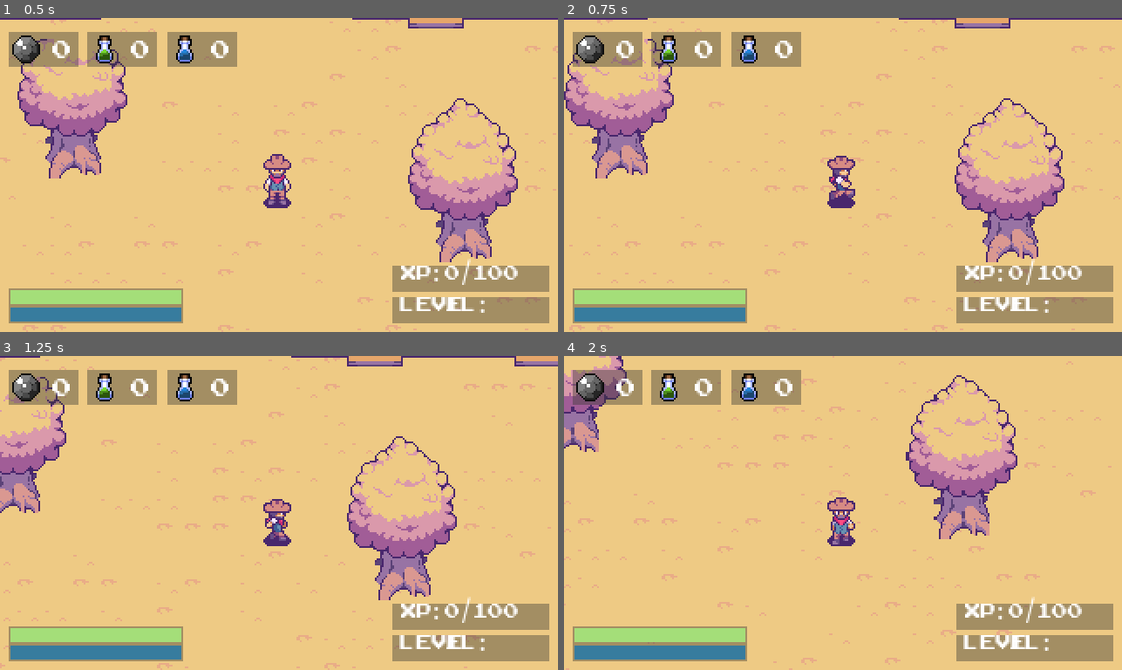
Above: before the commit, frames 1-4 (two rows, left to right).
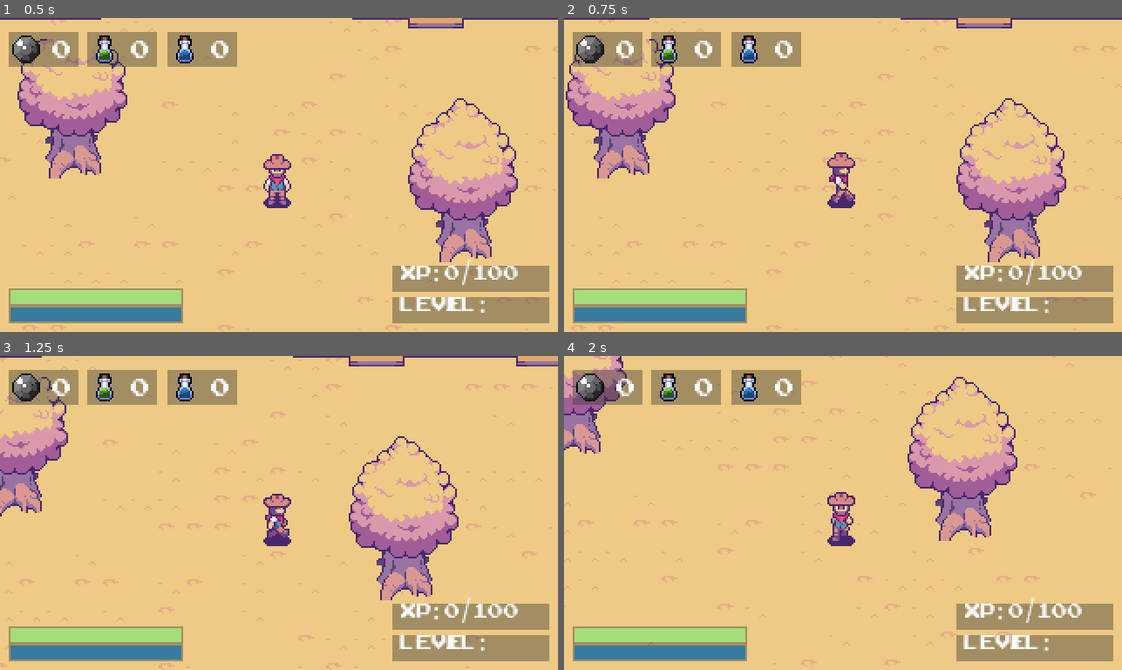
Above: after the commit, the same moments.

Repository: hmmol/dusty-trails
Game: Godot game, scene res://Scenes/main.tscn
Same seed, same stepped clock (60 frames per second), same inputs: the game is played once before the commit and once after it.
Inputs:
- Up to frame 1 (0.5 s): no input
- Up to frame 2 (0.75 s): tap Enter at 0.5 s; hold D (ui_right) from 0.53 s (still down)
- Up to frame 3 (1.25 s): keep holding D (ui_right)
- Up to frame 4 (2 s): release D (ui_right) at 1.28 s; hold S (ui_down) from 1.28 s (still down)

Frame 1 is identical in both runs. In frame 2, 4.3% of the frame differs, in the area x 0-100%, y 0-100%; in frame 3, 4.0%; in frame 4, 4.3%, in the area x 0-99%, y 0-100%.

Commit message:
Delegating Directional Movement to Input Components

Diff:
--- /dev/null
+++ b/Scenes/components/input_component.tscn
@@ -0,0 +1,6 @@
+[gd_scene load_steps=2 format=3 uid="uid://dx7lavirccmg7"]
+
+[ext_resource type="Script" uid="uid://cvwyl4qeknfvc" path="res://Scripts/components/input_component.gd" id="1_iajo6"]
+
+[node name="InputComponent" type="Node"]
+script = ExtResource("1_iajo6")
--- a/Scenes/player.tscn
+++ b/Scenes/player.tscn
@@ -10,6 +10,7 @@
 [ext_resource type="FontFile" uid="uid://lxeddhw7kru1" path="res://Assets/Font/ARCADECLASSIC.TTF" id="8_gymyn"]
 [ext_resource type="Texture2D" uid="uid://c4xvnv66nrhov" path="res://Assets/Icons/potion_02c.png" id="9_pu2lt"]
 [ext_resource type="Texture2D" uid="uid://c165g8lnh74xn" path="res://Assets/Icons/potion_02b.png" id="10_ukyrk"]
+[ext_resource type="PackedScene" uid="uid://dx7lavirccmg7" path="res://Scenes/components/input_component.tscn" id="11_gymyn"]
 
 [sub_resource type="CapsuleShape2D" id="CapsuleShape2D_vgqql"]
 
@@ -596,8 +597,9 @@
 "speed": 10.0
 }]
 
-[node name="Player" type="CharacterBody2D"]
+[node name="Player" type="CharacterBody2D" node_paths=PackedStringArray("input_component")]
 script = ExtResource("1_cvnsp")
+input_component = NodePath("InputComponent")
 
 [node name="CollisionShape2D" type="CollisionShape2D" parent="."]
 shape = SubResource("CapsuleShape2D_vgqql")
@@ -832,4 +834,6 @@
 theme_override_fonts/font = ExtResource("8_gymyn")
 text = "1"
 
+[node name="InputComponent" parent="." instance=ExtResource("11_gymyn")]
+
 [connection signal="animation_finished" from="AnimatedSprite2D" to="." method="_on_animated_sprite_2d_animation_finished"]
--- /dev/null
+++ b/Scripts/components/input_component.gd
@@ -0,0 +1,12 @@
+class_name InputComponent
+extends Node
+
+# Stores current Horizontal input. -1 for Left, 1 for Right, 0 for no press
+var input_horizontal: float = 0
+# Stores current Vertical input. -1 for Up, 1 for Down, 0 for no press
+var input_vertical: float = 0
+
+# Called every frame. 'delta' is the elapsed time since the previous frame.
+func _process(delta: float) -> void:
+	input_horizontal = Input.get_axis("ui_left", "ui_right")
+	input_vertical = Input.get_axis("ui_up", "ui_down")
--- a/Scripts/player.gd
+++ b/Scripts/player.gd
@@ -1,5 +1,10 @@
 extends CharacterBody2D
 
+@export_category("Nodes")
+# Component for listening to input
+@export var input_component: InputComponent
+
+@export_category("Settings")
 # Player movement speed
 @export var speed = 50
 
@@ -28,13 +33,7 @@
 # ---------------------------------- Movement & Animations ---------------------------------------
 func _physics_process(delta):
 	# Get player input
-	var direction: Vector2
-	direction.x = Input.get_action_strength("ui_right") - Input.get_action_strength("ui_left")
-	direction.y = Input.get_action_strength("ui_down") - Input.get_action_strength("ui_up")
-
-	# If input is digital, normalize it for diagonal movement
-	if abs(direction.x) == 1 and abs(direction.y) == 1:
-		direction = direction.normalized()
+	var direction = Vector2(input_component.input_horizontal, input_component.input_vertical)
 
 	# Sprinting
 	if Input.is_action_pressed("ui_sprint"):
--- a/project.godot
+++ b/project.godot
@@ -19,7 +19,6 @@
 
 window/size/viewport_width=320
 window/size/viewport_height=180
-window/size/mode=2
 window/stretch/mode="viewport"
 
 [input]
@@ -66,3 +65,4 @@
 [rendering]
 
 textures/canvas_textures/default_texture_filter=0
+2d/snap/snap_2d_transforms_to_pixel=true
Not shown: 1 places in Scenes/player.tscn that only renumber resources
Not shown, added: Scripts/components/input_component.gd.uid
